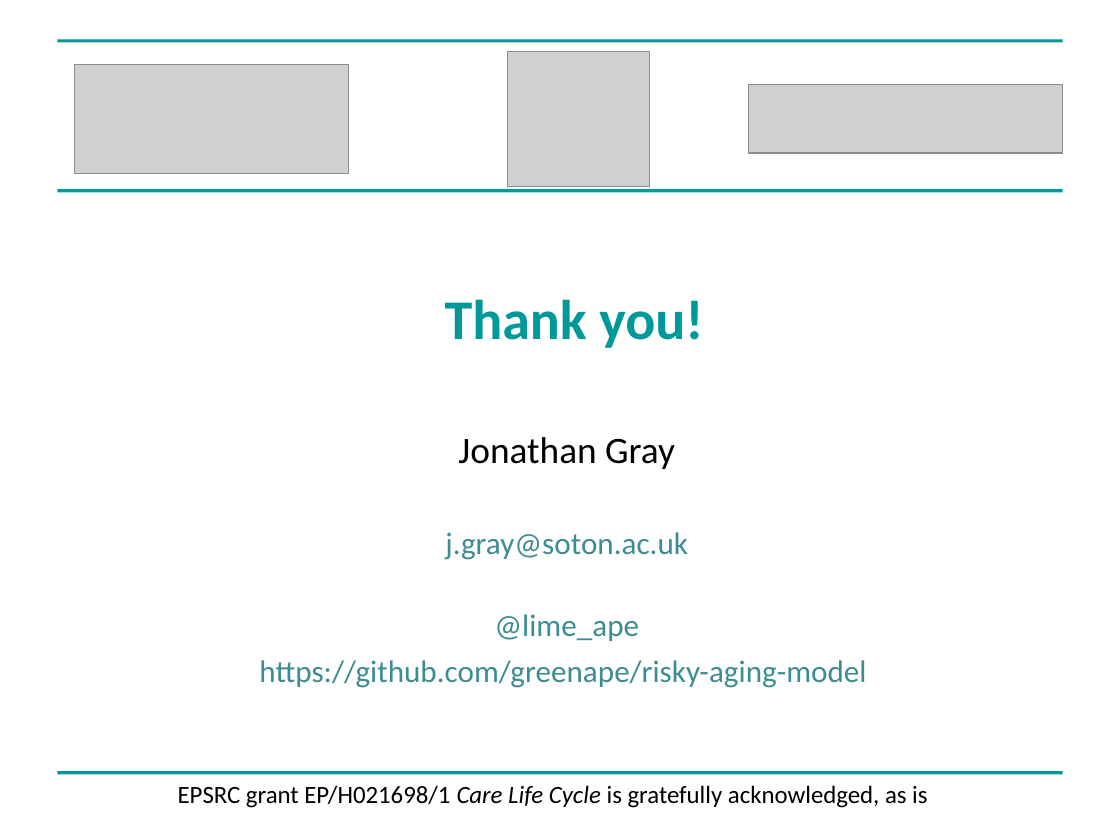
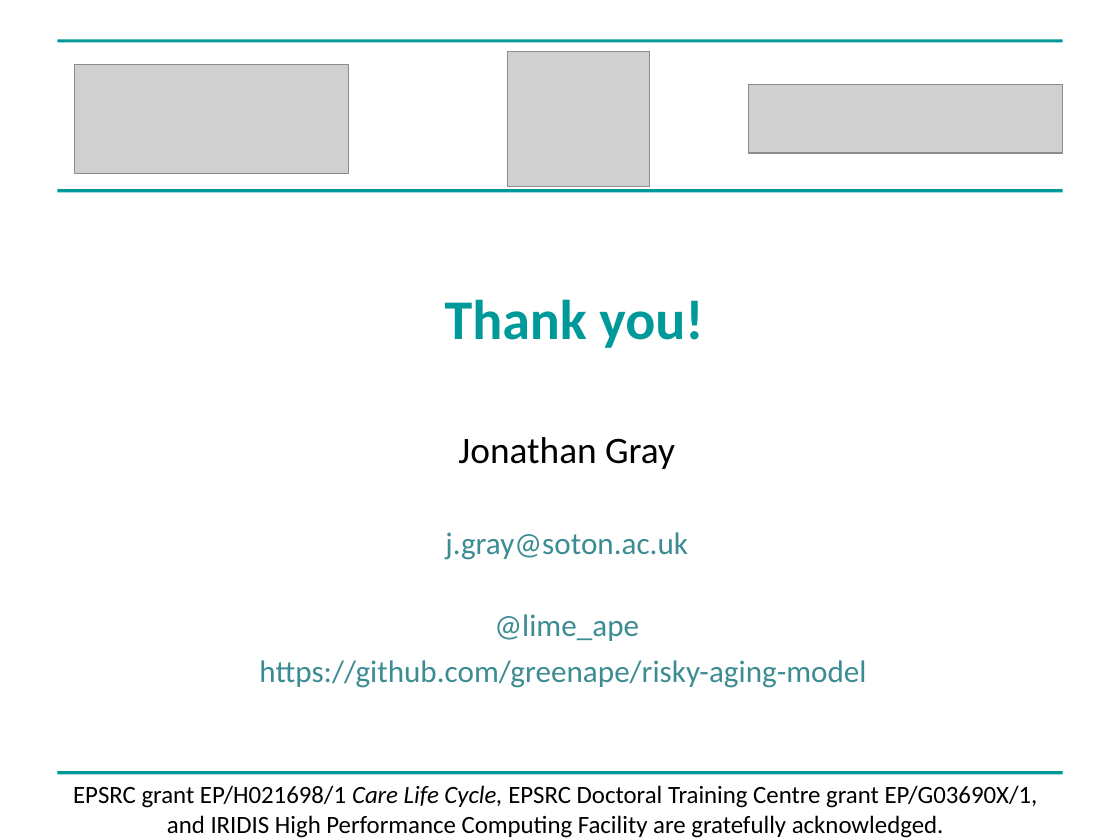
Before and after one commit to greenape/bsps2015, a slide deck: slide 22 of presentation/risky_aging_bsps.ppt. Drawn at 1120x840 pixels with LibreOffice and Linux fonts; fonts in the diff are those of the drawing; grey boxes stand for pictures. Boxes give left, top, right and bottom in pixels: in the first picture for what was removed or moved away, otherwise in the second. Text is boxed around its words. In the diff, an @@ line names an element or a change of style, - is before the commit and + after.

Commit message:
Ta

```diff
--- a/presentation/risky_aging_bsps.ppt
+++ b/presentation/risky_aging_bsps.ppt
@@ subtitle at (x1=73, y1=785, x2=1038, y2=838): text changed @@
-EPSRC grant EP/H021698/1 Care Life Cycle is gratefully acknowledged, as is
+EPSRC grant EP/H021698/1 Care Life Cycle, EPSRC Doctoral Training Centre grant EP/G03690X/1, and IRIDIS High Performance Computing Facility are gratefully acknowledged.
```
